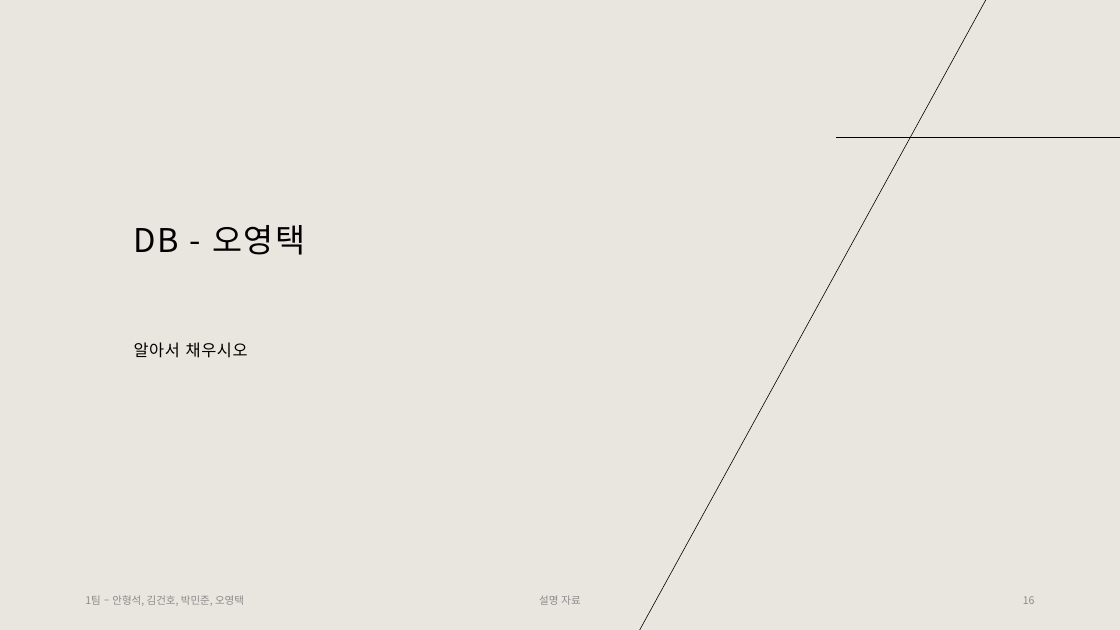
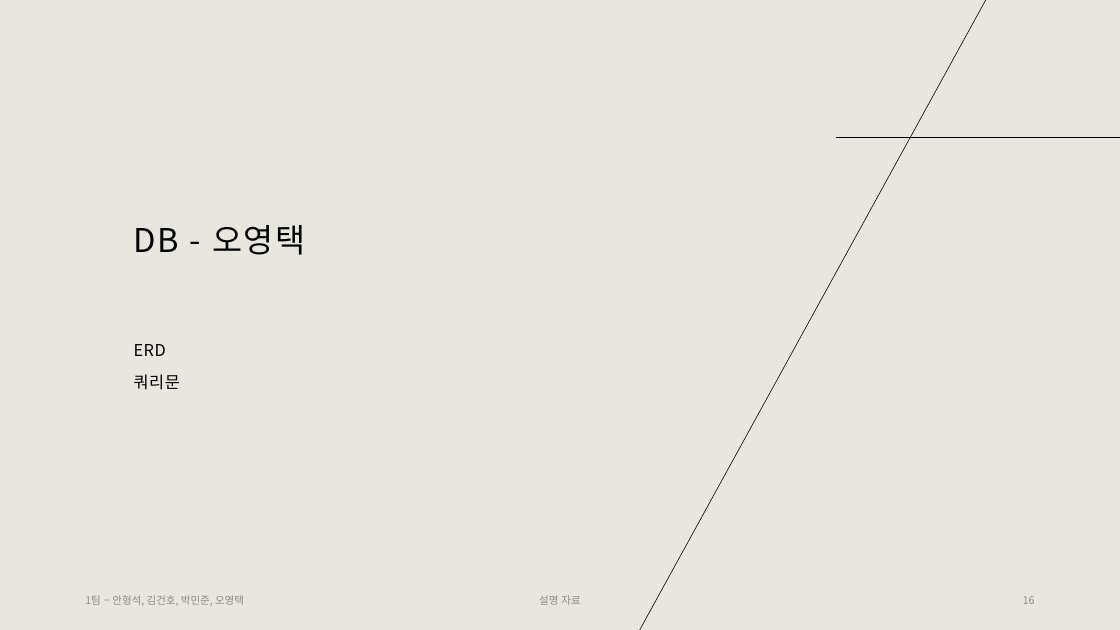
Before and after one commit to Tentailsahri/DT_FINAL_Project, a slide deck: slide 16 of 문서/시나리오에 따른 공정 시뮬레이션 발표 - 오영택.pptx. Drawn at 1120x630 pixels with LibreOffice and Linux fonts; fonts in the diff are those of the drawing. Boxes give left, top, right and bottom in pixels: in the first picture for what was removed or moved away, otherwise in the second. Text is boxed around its words. In the diff, an @@ line names an element or a change of style, - is before the commit and + after.

```diff
--- a/문서/시나리오에 따른 공정 시뮬레이션 발표 - 오영택.pptx
+++ b/문서/시나리오에 따른 공정 시뮬레이션 발표 - 오영택.pptx
@@ text at (134,344,180,390): text changed @@
-알아서 채우시오
+ERD
+쿼리문
```
Also in this commit, not shown: 3 slides added.
